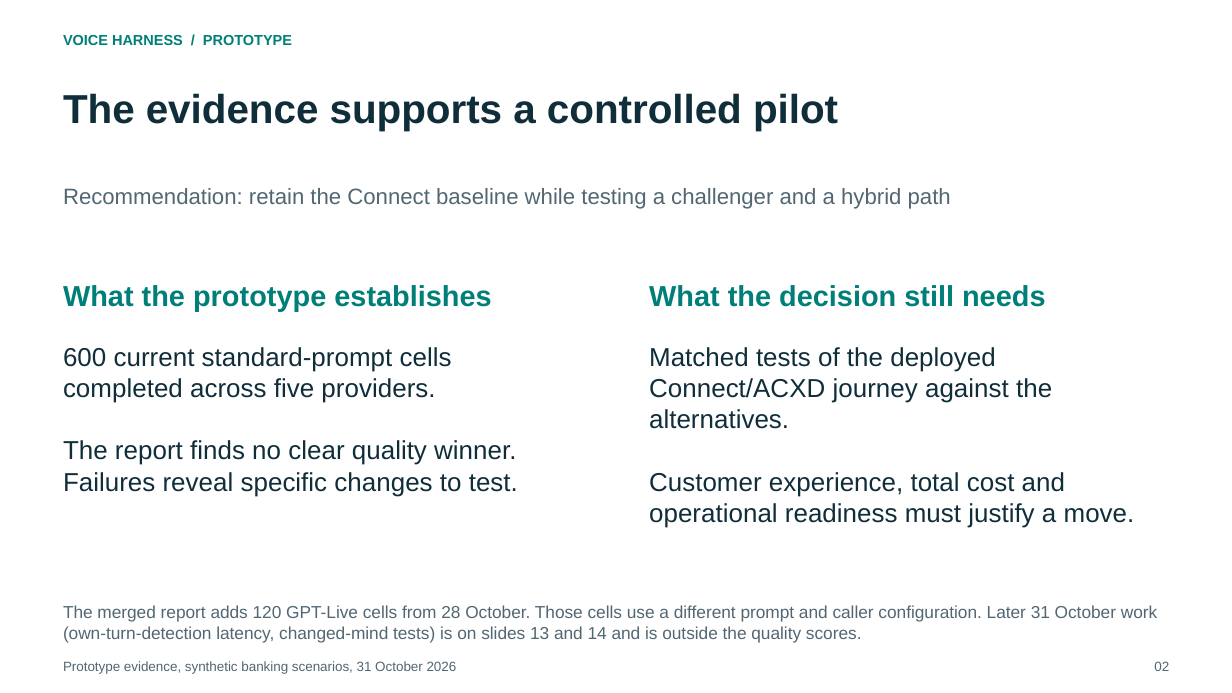
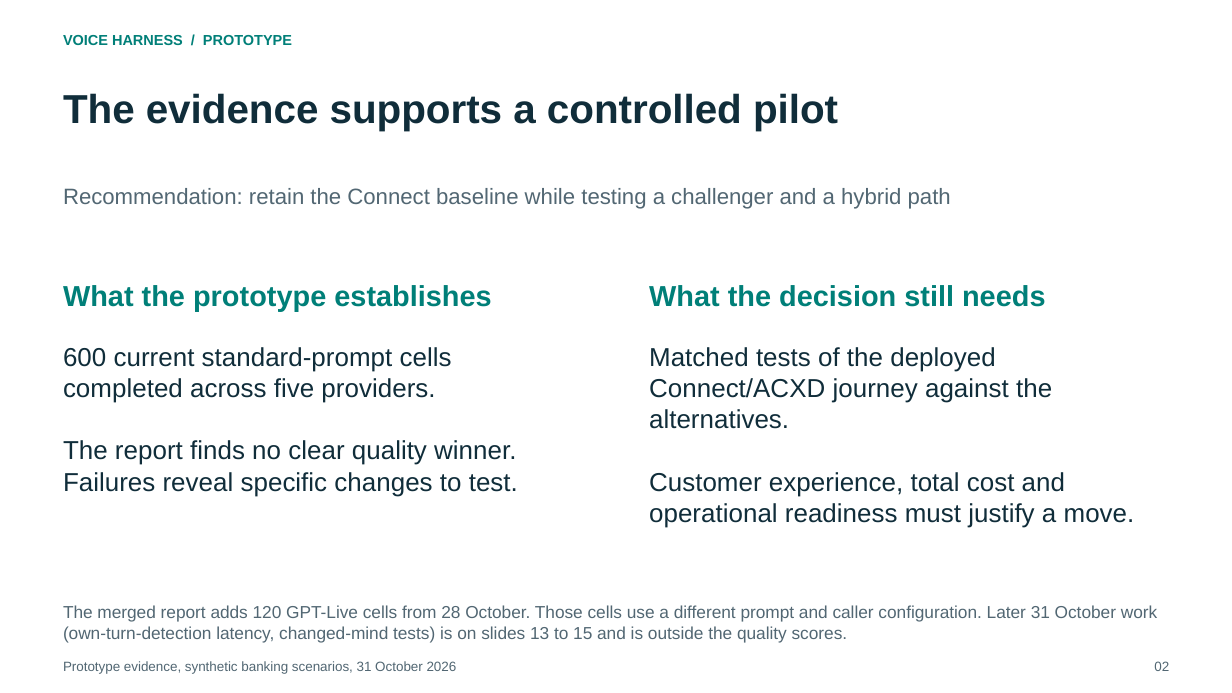
Before and after one commit to Ready2k/Voice_harness, a slide deck: slide 2 of output/consulting-2026-10-31/deliverables/Voice-Harness-Decision-Briefing-v3.pptx. Drawn at 1232x693 pixels with LibreOffice and Linux fonts; fonts in the diff are those of the drawing. Boxes give left, top, right and bottom in pixels: in the first picture for what was removed or moved away, otherwise in the second. Text is boxed around its words. In the diff, an @@ line names an element or a change of style, - is before the commit and + after.

```diff
--- a/output/consulting-2026-10-31/deliverables/Voice-Harness-Decision-Briefing-v3.pptx
+++ b/output/consulting-2026-10-31/deliverables/Voice-Harness-Decision-Briefing-v3.pptx
@@ text at (63, 605, 1157, 643): text changed @@
-The merged report adds 120 GPT-Live cells from 28 October. Those cells use a different prompt and caller configuration. Later 31 October work (own-turn-detection latency, changed-mind tests) is on slides 13 and 14 and is outside the quality scores.
+The merged report adds 120 GPT-Live cells from 28 October. Those cells use a different prompt and caller configuration. Later 31 October work (own-turn-detection latency, changed-mind tests) is on slides 13 to 15 and is outside the quality scores.
```
Also in this commit, not shown: 8 other slides changed, 1 slide added, 5 other files.
